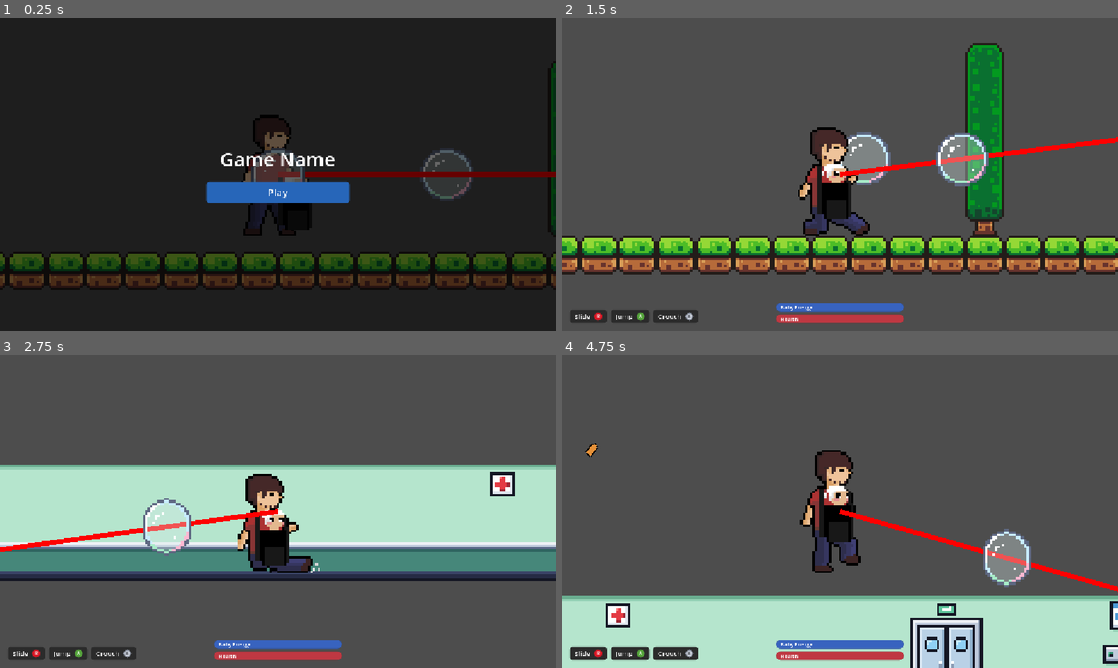
Above: before the commit, frames 1-4 (two rows, left to right).
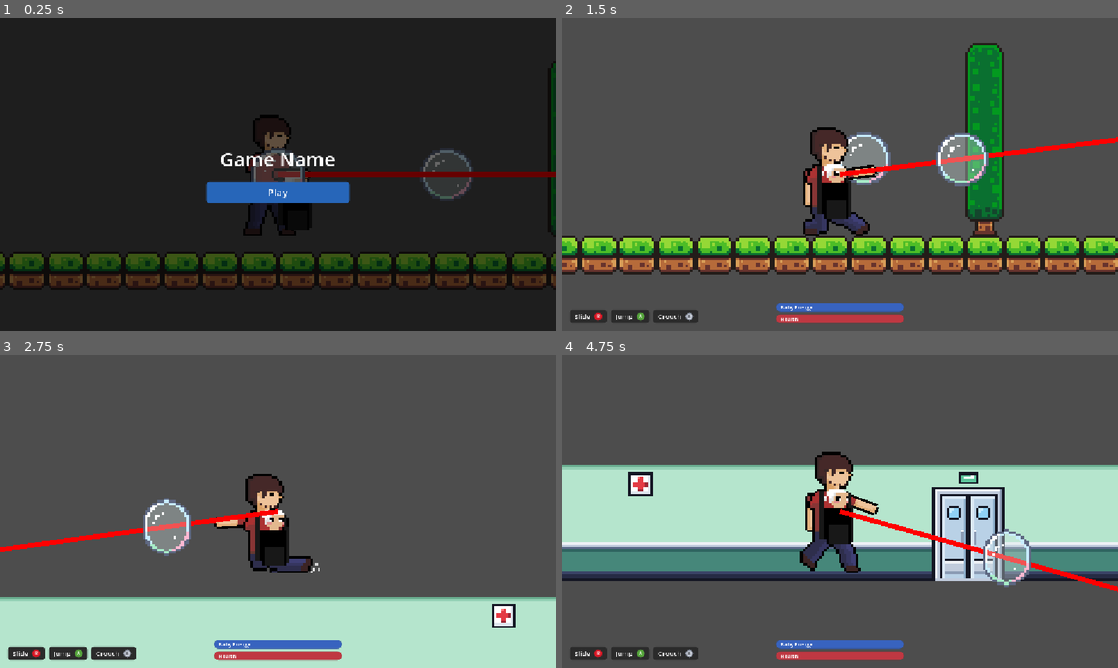
Above: after the commit, the same moments.

Repository: GitPuller67/Game-Jam
Game: Godot game, scene res://levels/game.tscn
The game is run twice, just before and just after one commit, with the same random seed, the same clock (stepped at 60 frames per second) and the same inputs.
Inputs (mouse positions are in pixels of both pictures, inside the frame that each line leads up to):
- Up to frame 1 (0.25 s): no input
- Up to frame 2 (1.5 s): click "Play" at 0.5 s; tap Enter at 1.25 s; move the mouse to (962, 158) at 1.27 s; hold Right (move_right) from 1.28 s (still down); tap Shift (crouch) at 1.35 s
- Up to frame 3 (2.75 s): keep holding Right (move_right); tap Space (jump) at 1.52, 1.55, 1.82, 2.1, 2.27, 2.57 s; move the mouse to (166, 527) at 2.02 s; tap Shift (crouch) at 2.3 s
- Up to frame 4 (4.75 s): move the mouse to (895, 442) at 2.77 s; release Right (move_right) at 2.78 s; press the mouse at (895, 442) at 2.78 s; hold Left (move_left) 2.78-3.53 s; tap Space (jump) at 3.05, 3.77, 4.07, 4.52, 4.55 s; move the mouse to (812, 574) at 3.52 s; release the mouse at (812, 574) at 3.53 s; hold Right (move_right) from 3.53 s (still down); tap Shift (crouch) at 3.6, 4.35 s; move the mouse to (1006, 558) at 4.27 s

The runs differ from the first frame. In frame 1, 0.1% of the frame differs, in the area x 43-56%, y 48-53%; in frame 2, 0.3%; in frame 3, 54%; in frame 4, 56%, in the area x 0-100%, y 28-100%.

Commit message:
add aiming animations

Diff:
--- /dev/null
+++ b/game-jam/characters/father/arms.gd
@@ -0,0 +1,100 @@
+extends Node2D
+
+## The father's arms. The arm on the side the player is aiming at pivots on its
+## shoulder to point at the aim; the other arm hangs down. When the aim crosses
+## the father's midpoint, the arms swap.
+##
+## The body uses player_armless.png (player.png with the drawn-in forearms
+## removed), and each arm is player_arm.png drawn pointing right with the
+## shoulder pivot at pixel (2, 2).
+
+
+# --- Constants ---
+## Top row of the shirt in each of the father's 35x51 frames, per animation, in
+## frame order. The shoulders sit SHOULDER_DROP pixels below it.
+const TORSO_TOP: Dictionary[StringName, Array] = {
+	&"default": [17, 18, 17],
+	&"run": [17, 18, 16, 18, 16],
+	&"jump": [16], # the father's jump reuses his last run frame
+	&"slide": [22, 26, 26],
+	&"crouch": [21, 25, 26],
+}
+## The shirt is drawn 1px further left in the slide frames.
+const TORSO_SHIFT: Dictionary[StringName, float] = { &"slide": -1.0 }
+const SHOULDER_DROP: float = 3.5
+## Shoulder x inside the frame when facing right (pixel centers).
+const FRONT_SHOULDER_X: float = 20.5
+const BACK_SHOULDER_X: float = 5.5
+const DEFAULT_FRAME_SIZE := Vector2(35, 51)
+
+
+# --- Exported variables ---
+@export var father_sprite: AnimatedSprite2D
+## Angle of the arm that isn't aiming (radians, 0 = right, PI/2 = straight down).
+@export var hang_angle: float = PI / 2
+## How far (as a fraction of a full sideways aim) the aim must cross the
+## midpoint before the hands swap. Stops flickering when aiming straight up/down.
+@export_range(0.0, 0.5) var switch_threshold: float = 0.1
+
+
+# --- Regular variables ---
+var aiming_right: bool = true
+
+
+# --- @onready variables ---
+@onready var father: Father = owner
+@onready var front_arm: Sprite2D = $FrontArm
+@onready var back_arm: Sprite2D = $BackArm
+
+
+# --- Built-in functions ---
+func _process(_delta: float) -> void:
+	var flipped := father_sprite.flip_h
+	front_arm.position = _shoulder_position(FRONT_SHOULDER_X, flipped)
+	back_arm.position = _shoulder_position(BACK_SHOULDER_X, flipped)
+
+	# Which side of the father's midpoint the aim is on.
+	var aim_x := cos(father.current_aim_angle)
+	if absf(aim_x) > switch_threshold:
+		aiming_right = aim_x > 0.0
+
+	# Facing right, the front shoulder is on the right; facing left, it's the back one.
+	var front_is_right := not flipped
+	var aiming_arm := front_arm if aiming_right == front_is_right else back_arm
+	var hanging_arm := back_arm if aiming_arm == front_arm else front_arm
+
+	var angle := _aim_angle_from(aiming_arm.global_position)
+	aiming_arm.global_rotation = angle
+	aiming_arm.flip_v = cos(angle) < 0.0 # keep the light side of the arm on top
+
+	hanging_arm.rotation = hang_angle
+	hanging_arm.flip_v = flipped
+
+
+# --- Helpers ---
+## The direction the arm should point from its shoulder. With the mouse, aim at
+## the cursor itself so the arm points right at it even up close.
+func _aim_angle_from(shoulder: Vector2) -> float:
+	if father.is_using_controller:
+		return father.current_aim_angle
+	var to_mouse := get_global_mouse_position() - shoulder
+	if to_mouse.length() < 1.0:
+		return father.current_aim_angle
+	return to_mouse.angle()
+
+
+## A shoulder's position for the father's current frame, in this node's space.
+func _shoulder_position(shoulder_x: float, flipped: bool) -> Vector2:
+	var anim := father_sprite.animation
+	var tops: Array = TORSO_TOP.get(anim, TORSO_TOP[&"default"])
+	var top: float = tops[clampi(father_sprite.frame, 0, tops.size() - 1)]
+	var point := Vector2(shoulder_x + TORSO_SHIFT.get(anim, 0.0), top + SHOULDER_DROP)
+
+	# The father's sprite is centered on his node, so his frame's top-left is at -size/2.
+	var frame_size := DEFAULT_FRAME_SIZE
+	var texture := father_sprite.sprite_frames.get_frame_texture(anim, father_sprite.frame)
+	if texture:
+		frame_size = texture.get_size()
+	if flipped:
+		point.x = frame_size.x - point.x
+	return father_sprite.position - position + father_sprite.offset - frame_size / 2.0 + point
--- a/game-jam/characters/father/father.gd
+++ b/game-jam/characters/father/father.gd
@@ -25,6 +25,11 @@
 @export_group("Jumping")
 @export var jump_velocity: float = -400.0
 @export var max_jumps: int = 1
+## Coyote jump: after walking off a ledge you can still jump until you've
+## moved this many pixels sideways past where you left the ground...
+@export var coyote_distance: float = 8.0
+## ...or this many seconds have passed, whichever comes first.
+@export var coyote_time: float = 0.2
 
 @export_group("Slide")
 @export var slide_speed: float = 350.0
@@ -50,6 +55,10 @@
 var is_invincible: bool = false
 var is_sliding: bool = false
 var is_crouching: bool = false
+# Coyote jump tracking
+var last_floor_x: float = 0.0
+var time_since_floor: float = 0.0
+var has_jumped: bool = false
 
 
 # --- @onready variables ---
@@ -137,8 +146,16 @@
 			slide_timer.start(slide_duration)
 
 	# Handle jump.
-	if Input.is_action_just_pressed("jump") and is_on_floor():
+	if is_on_floor():
+		last_floor_x = global_position.x
+		time_since_floor = 0.0
+		has_jumped = false
+	else:
+		time_since_floor += delta
+
+	if Input.is_action_just_pressed("jump") and can_jump():
 		velocity.y = jump_velocity
+		has_jumped = true
 
 	# Get the input direction: -1, 0, 1
 	var direction := Input.get_axis("move_left", "move_right")
@@ -170,3 +187,16 @@
 		velocity.x = move_toward(velocity.x, 0, speed)
 
 	move_and_slide()
+
+
+## On the ground, or just walked off a ledge (falling, not from a jump, and
+## still within coyote_distance / coyote_time of where he left the ground).
+func can_jump() -> bool:
+	if is_on_floor():
+		return true
+	return (
+		not has_jumped
+		and velocity.y >= 0.0
+		and time_since_floor <= coyote_time
+		and absf(global_position.x - last_floor_x) <= coyote_distance
+	)
--- a/game-jam/characters/father/father.tscn
+++ b/game-jam/characters/father/father.tscn
@@ -4,7 +4,9 @@
 [ext_resource type="PackedScene" uid="uid://dcl5iwlcdw0j8" path="res://characters/baby/baby.tscn" id="2_paef7"]
 [ext_resource type="PackedScene" uid="uid://d38qf2olsigft" path="res://levels/bullet.tscn" id="2_wxjir"]
 [ext_resource type="Texture2D" uid="uid://cqycq626gqeak" path="res://assets/Temp/sprites/knight.png" id="3_paef7"]
-[ext_resource type="Texture2D" uid="uid://dpofhk0l2jtqg" path="res://assets/spritesheets/player.png" id="3_wxjir"]
+[ext_resource type="Texture2D" uid="uid://btvwkyqvetm5b" path="res://assets/spritesheets/player_armless.png" id="3_wxjir"]
+[ext_resource type="Script" path="res://characters/father/arms.gd" id="4_arms"]
+[ext_resource type="Texture2D" uid="uid://c6eajovx3hxs5" path="res://assets/spritesheets/player_arm.png" id="5_arm"]
 
 [sub_resource type="CircleShape2D" id="CircleShape2D_oxk3a"]
 radius = 6.0827627
@@ -170,6 +172,21 @@
 animation = &"slide"
 autoplay = "default"
 
+[node name="Arms" type="Node2D" parent="Visuals" node_paths=PackedStringArray("father_sprite")]
+script = ExtResource("4_arms")
+father_sprite = NodePath("../AnimatedSprite2D")
+
+[node name="BackArm" type="Sprite2D" parent="Visuals/Arms"]
+z_index = -1
+texture = ExtResource("5_arm")
+centered = false
+offset = Vector2(-2.5, -2.5)
+
+[node name="FrontArm" type="Sprite2D" parent="Visuals/Arms"]
+texture = ExtResource("5_arm")
+centered = false
+offset = Vector2(-2.5, -2.5)
+
 [node name="Baby" parent="Visuals" unique_id=1142126627 node_paths=PackedStringArray("father_sprite") instance=ExtResource("2_paef7")]
 father_sprite = NodePath("../AnimatedSprite2D")
 
Binary file added: game-jam/assets/spritesheets/player_arm.png
Not shown, added: game-jam/assets/spritesheets/player_arm.png.import
Binary file added: game-jam/assets/spritesheets/player_armless.png
Not shown, added: game-jam/assets/spritesheets/player_armless.png.import
Not shown, added: game-jam/characters/father/arms.gd.uid
Not shown: 1 places in game-jam/levels/game.tscn that only renumber resources
